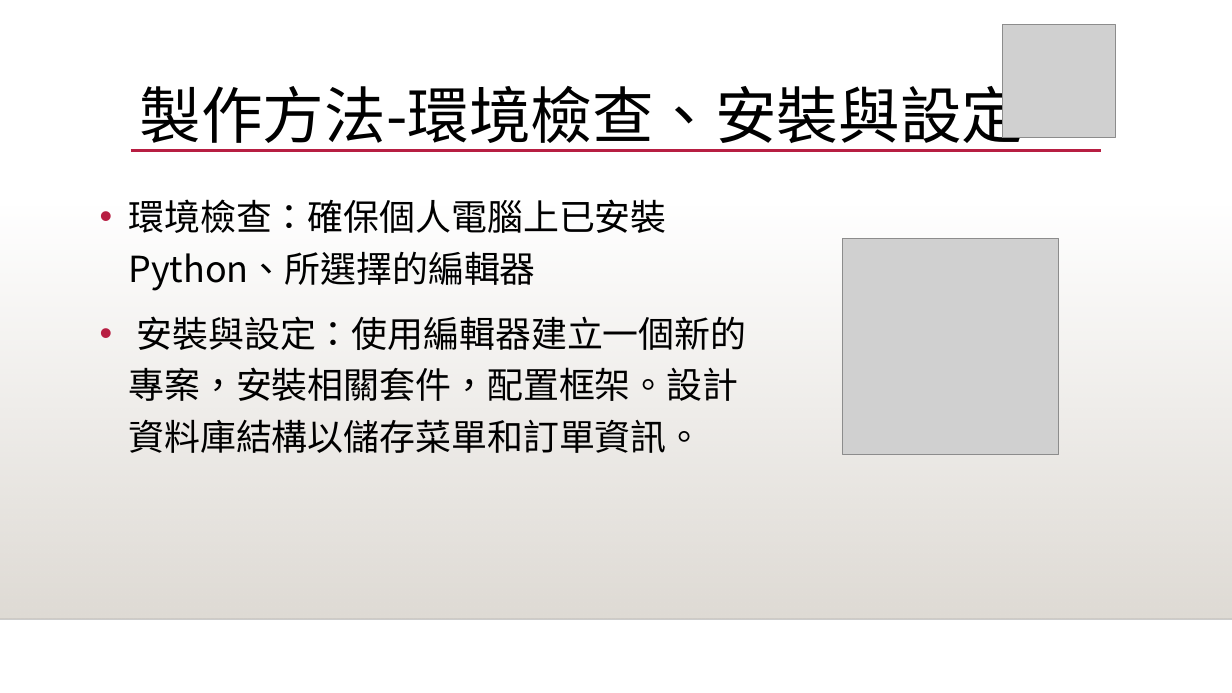
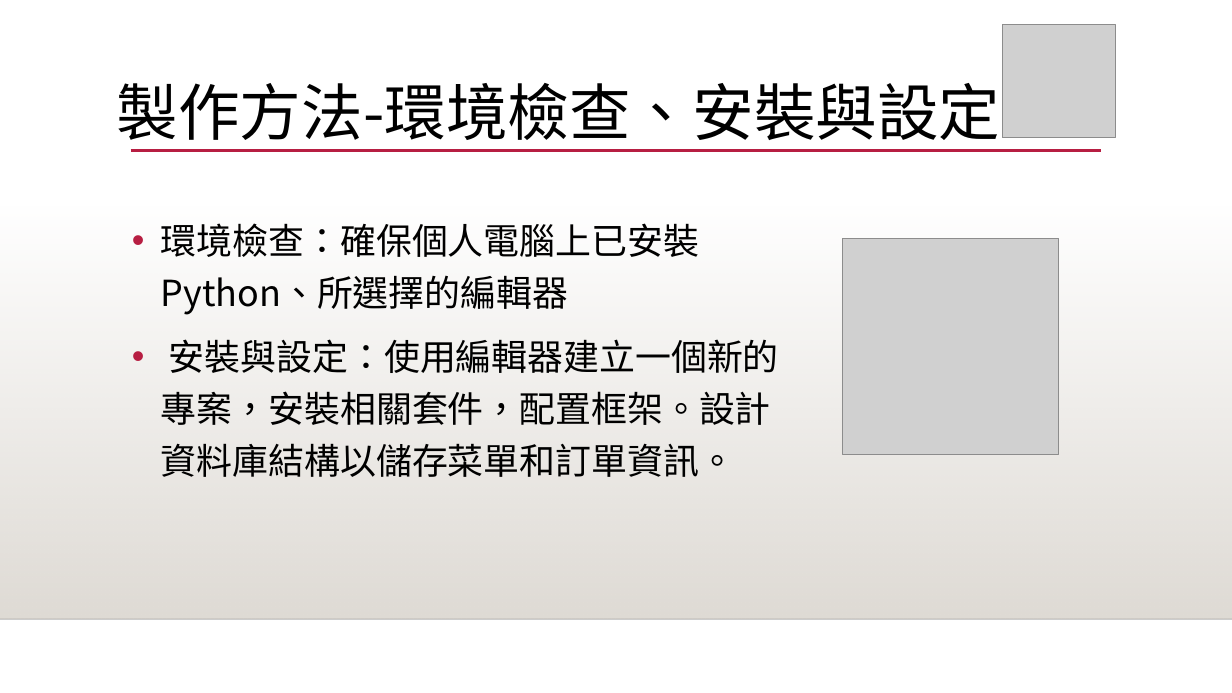
Before and after one commit to s8591120/ordersystem, a slide deck: slide 6 of 網頁點餐系統.pptx. Drawn at 1232x693 pixels with LibreOffice and Linux fonts; fonts in the diff are those of the drawing; grey boxes stand for pictures; background and template pictures are left out. Boxes give left, top, right and bottom in pixels: in the first picture for what was removed or moved away, otherwise in the second. Text is boxed around its words. In the diff, an @@ line names an element or a change of style, - is before the commit and + after.

```diff
--- a/網頁點餐系統.pptx
+++ b/網頁點餐系統.pptx
@@ title "製作方法-環境檢查、安裝與設定" rewrapped from [140, 75, 1024, 152] to [117, 83, 1001, 151] @@
@@ text "環境檢查：確保個人電腦上已安裝Python、所選擇的編輯器": place and size @@
-text "環境檢查：確保個人電腦上已安裝Python、所選擇的編輯器" at [128, 199, 747, 453]
+text "環境檢查：確保個人電腦上已安裝Python、所選擇的編輯器" at [161, 223, 779, 477]
```
Also in this commit, not shown: 10 other slides changed, 1 slide added, 1 other file.
